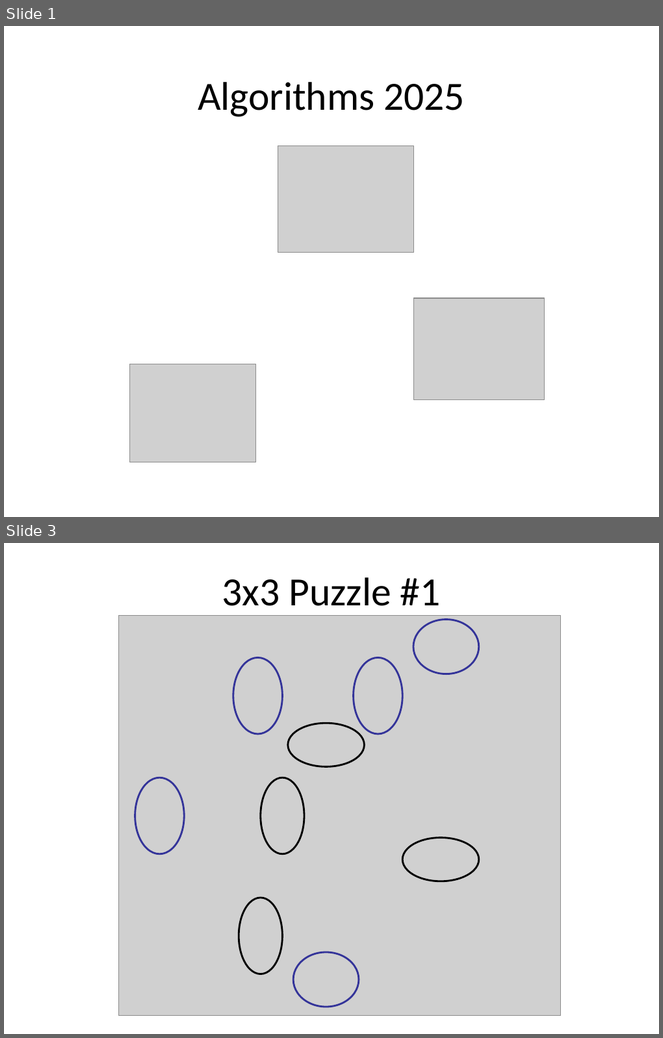
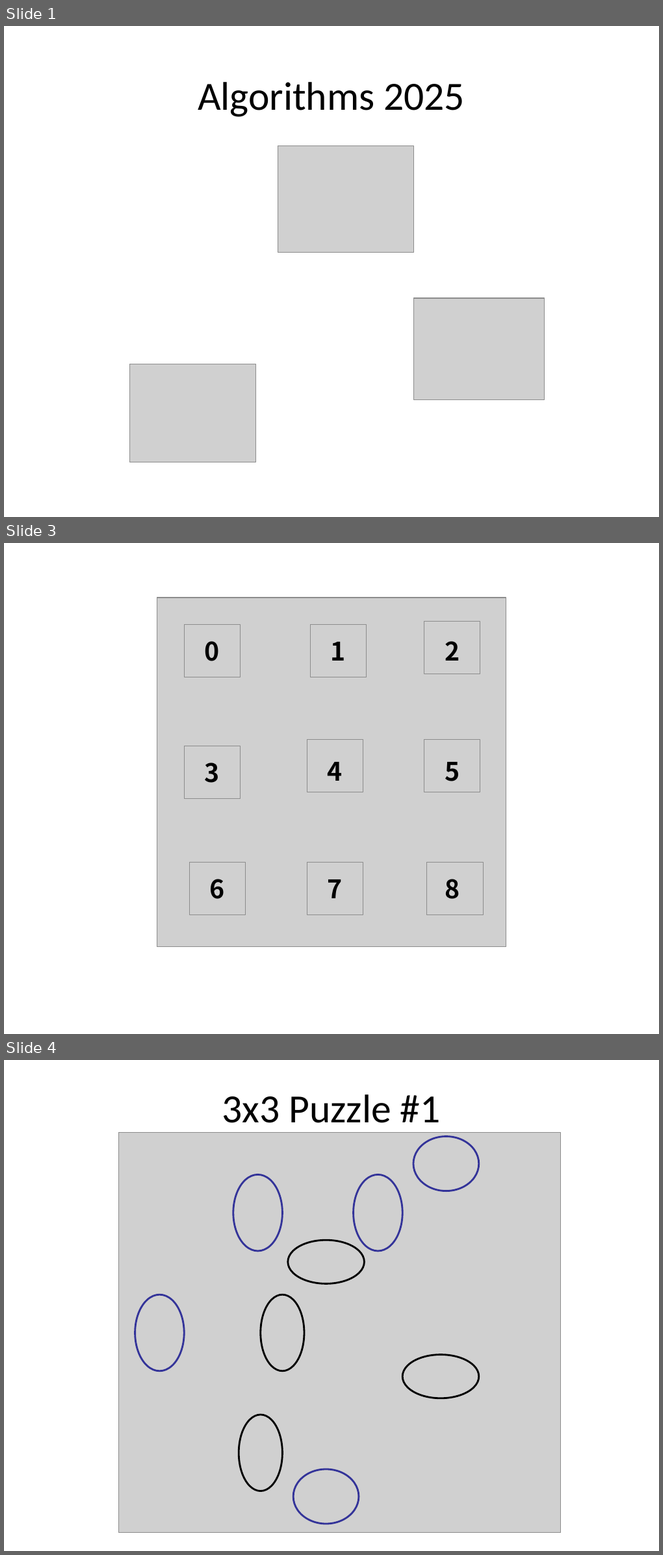
Before and after one commit to topaz11100/25_1_AL, a slide deck: 3/hw3.pptx. Shown one above the other, each under a label of ours: slides 1 and 3 before the commit, slides 1, 3 and 4 after it; the slides between them are not shown. The pictures are 663x1038 and 663x1555 pixels, drawn with LibreOffice and Linux fonts; fonts in the diff are those of the drawing; grey boxes stand for pictures. Boxes give left, top, right and bottom in pixels: in the first picture for what was removed or moved away, otherwise in the second. Text is boxed around its words. In the diff, an @@ line names an element or a change of style, - is before the commit and + after.

```diff
--- a/3/hw3.pptx
+++ b/3/hw3.pptx
@@ slide 3 added at (4, 543, 659, 1034), background #FFFFFF @@
@@ text added at (204, 641, 219, 661), 28 pt, text #000000, bold @@
+0
@@ text added at (330, 642, 345, 661), 28 pt, text #000000, bold @@
+1
@@ text added at (445, 641, 460, 661), 28 pt, text #000000, bold @@
+2
@@ text added at (204, 763, 219, 783), 28 pt, text #000000, bold @@
+3
@@ text added at (328, 762, 343, 781), 28 pt, text #000000, bold @@
+4
@@ text added at (445, 762, 460, 782), 28 pt, text #000000, bold @@
+5
@@ group added at (157, 598, 506, 947): 10 pictures @@
@@ text added at (210, 879, 225, 899), 28 pt, text #000000, bold @@
+6
@@ text added at (328, 880, 343, 899), 28 pt, text #000000, bold @@
+7
@@ text added at (445, 879, 460, 899), 28 pt, text #000000, bold @@
+8
@@ what was slide 3 is now slide 4 @@
```
Also in this commit, not shown: 1 other slide added, 1 slide removed, 1 other file.
